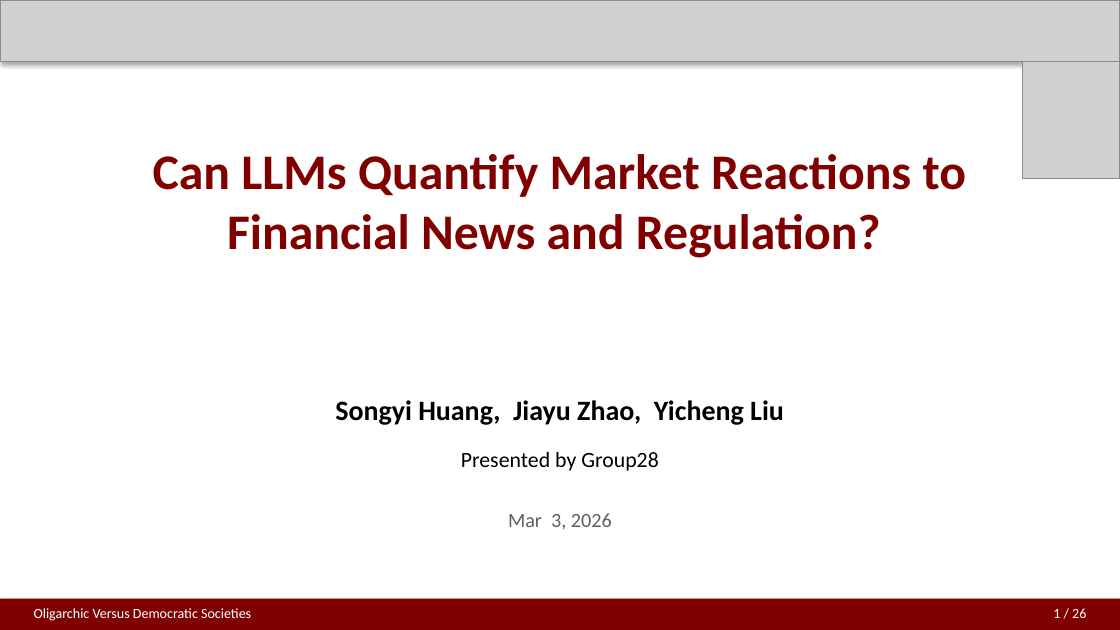
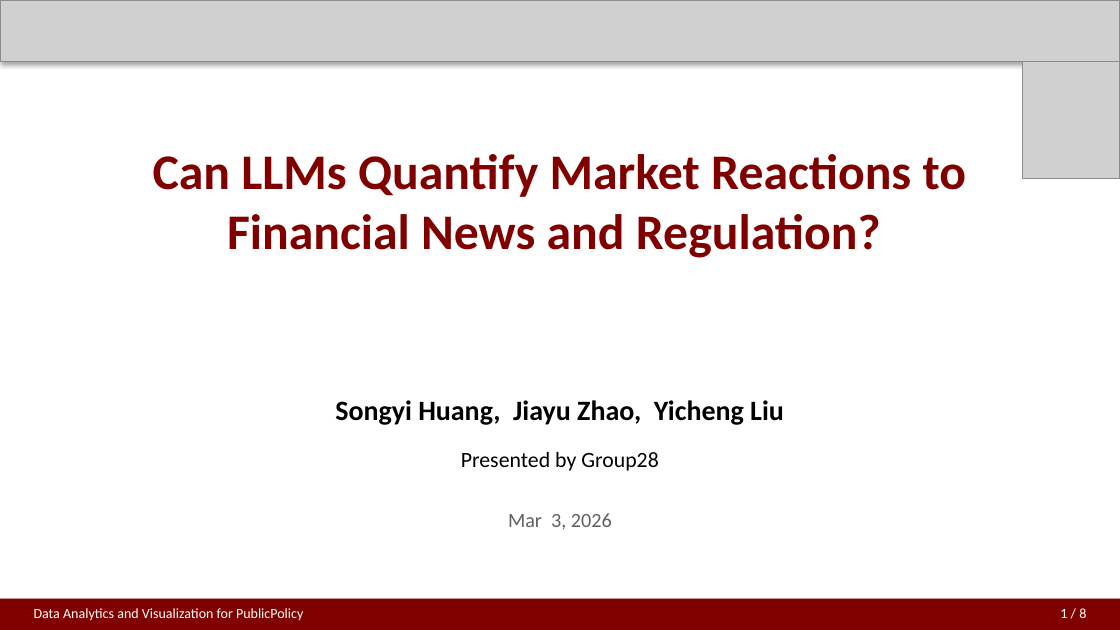
Before and after one commit to jiayuzhao05/Final-project-PPHA30538, a slide deck: slide 1 of final project w2.pptx. Drawn at 1120x630 pixels with LibreOffice and Linux fonts; fonts in the diff are those of the drawing; grey boxes stand for pictures. Boxes give left, top, right and bottom in pixels: in the first picture for what was removed or moved away, otherwise in the second. Text is boxed around its words. In the diff, an @@ line names an element or a change of style, - is before the commit and + after.

```diff
--- a/final project w2.pptx
+++ b/final project w2.pptx
@@ text at bbox=[34, 608, 303, 621]: text changed @@
-Oligarchic Versus Democratic Societies
+Data Analytics and Visualization for PublicPolicy
@@ text at bbox=[1060, 608, 1086, 618]: text changed @@
-1 / 26
+1 / 8
```
Also in this commit, not shown: 7 other slides changed, 1 other file.
